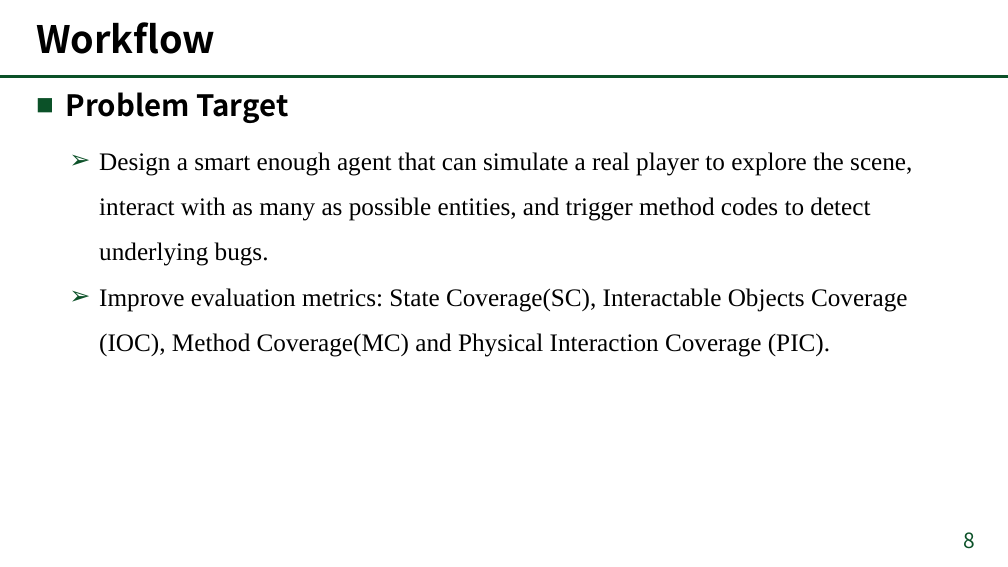
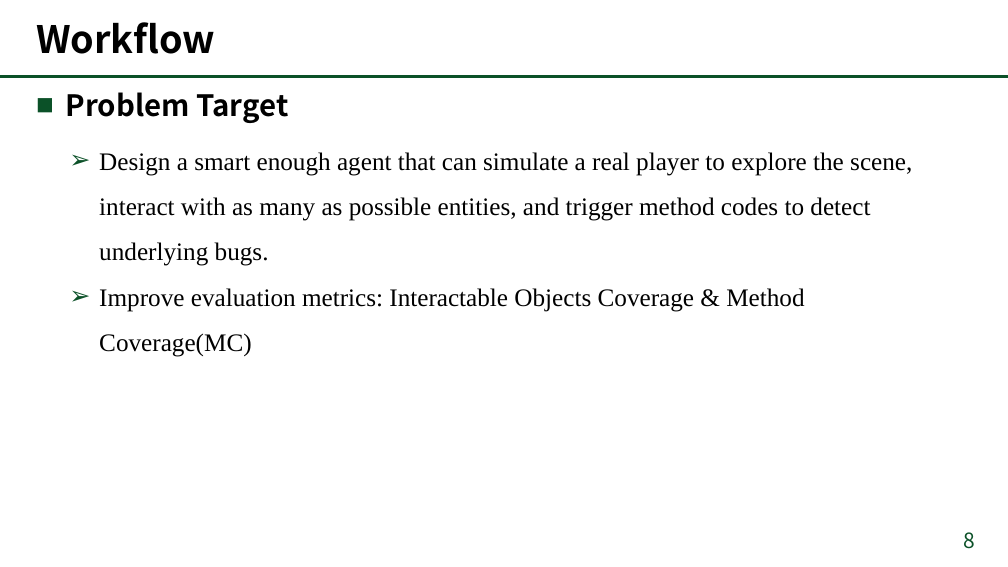
Before and after one commit to TsingPig/CodeRepo, a slide deck: slide 8 of Paper Reading/___report/pre_1.25_朱正阳.pptx. Drawn at 1008x567 pixels with LibreOffice and Linux fonts; fonts in the diff are those of the drawing; background and template pictures are left out. Boxes give left, top, right and bottom in pixels: in the first picture for what was removed or moved away, otherwise in the second. Text is boxed around its words. In the diff, an @@ line names an element or a change of style, - is before the commit and + after.

```diff
--- a/Paper Reading/___report/pre_1.25_朱正阳.pptx
+++ b/Paper Reading/___report/pre_1.25_朱正阳.pptx
@@ text at [99,288,804,357]: text changed @@
-➢ Improve evaluation metrics: State Coverage(SC), Interactable Objects Coverage (IOC), Method Coverage(MC) and Physical Interaction Coverage (PIC).
+➢ Improve evaluation metrics: Interactable Objects Coverage & Method Coverage(MC)
```
Also in this commit, not shown: 1 other slide changed, 1 slide added, 9 other files.
